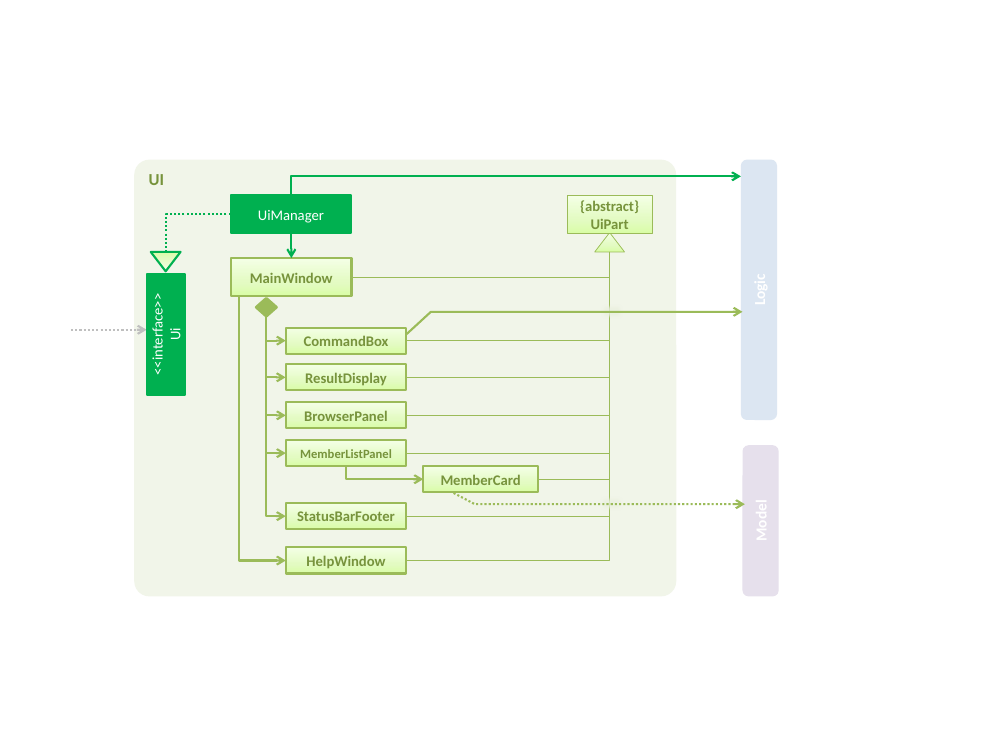
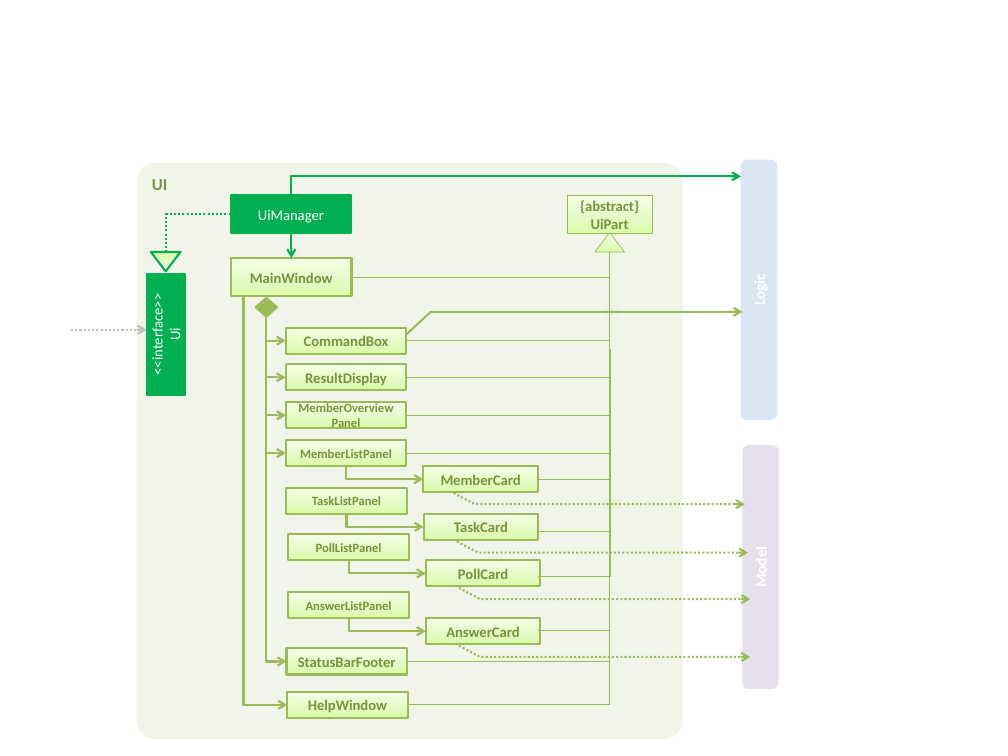
Before and after one commit to yash-chowdhary/addressbook-level4, a slide deck: slide 1 of docs/diagrams/UiComponentClassDiagram.pptx. Drawn at 1008x756 pixels with LibreOffice and Linux fonts; fonts in the diff are those of the drawing. Boxes give left, top, right and bottom in pixels: in the first picture for what was removed or moved away, otherwise in the second. Text is boxed around its words. In the diff, an @@ line names an element or a change of style, - is before the commit and + after.

```diff
--- a/docs/diagrams/UiComponentClassDiagram.pptx
+++ b/docs/diagrams/UiComponentClassDiagram.pptx
@@ rounded rectangle "UI": place and size @@
-rounded rectangle "UI" at [134, 159, 676, 596]
+rounded rectangle "UI" at [136, 163, 682, 740]
@@ elbow line moved from (610, 252) - (406, 516) to (610, 252) - (407, 661) @@
@@ elbow line moved from (610, 252) - (406, 560) to (610, 252) - (408, 705) @@
@@ elbow arrow moved from (240, 296) - (286, 560) to (244, 296) - (287, 705) @@
@@ elbow arrow moved from (266, 317) - (286, 516) to (266, 317) - (286, 661) @@
@@ elbow line added from (609, 303) to (537, 531), #9BBB59 0.5 pt @@
@@ elbow line added from (610, 349) to (538, 577), #9BBB59 0.5 pt @@
@@ text in rectangle at [304, 411, 388, 421]: text changed; size 10.5 to 9 pt @@
-BrowserPanel
+MemberOverviewPanel
@@ elbow line added from (609, 403) to (537, 630), #9BBB59 0.5 pt @@
@@ rounded rectangle: place and size @@
-rounded rectangle at [743, 446, 779, 597]
+rounded rectangle at [743, 446, 779, 689]
@@ rectangle added at [286, 488, 407, 514], fill gradient #DAFDA7 to #E4FCC2 to #F5FFE7, outline #9BBB59 1.5 pt, 9 pt, text #77933C, bold @@
+TaskListPanel
@@ rectangle added at [288, 534, 409, 560], fill gradient #DAFDA7 to #E4FCC2 to #F5FFE7, outline #9BBB59 1.5 pt, 9 pt, text #77933C, bold @@
+PollListPanel
@@ elbow arrow added from (347, 514) to (423, 527), #9BBB59 1.5 pt @@
@@ rectangle added at [423, 514, 538, 540], fill gradient #DAFDA7 to #E4FCC2 to #F5FFE7, outline #9BBB59 1.5 pt, 10.5 pt, text #77933C, bold @@
+TaskCard
@@ elbow arrow added from (349, 560) to (425, 574), #9BBB59 1.5 pt @@
@@ rectangle added at [425, 560, 540, 587], fill gradient #DAFDA7 to #E4FCC2 to #F5FFE7, outline #9BBB59 1.5 pt, 10.5 pt, text #77933C, bold @@
+PollCard
@@ freeform shape added at [457, 541, 748, 552], outline #9BBB59 1.5 pt dashed @@
@@ rectangle added at [288, 592, 409, 618], fill gradient #DAFDA7 to #E4FCC2 to #F5FFE7, outline #9BBB59 1.5 pt, 9 pt, text #77933C, bold @@
+AnswerListPanel
@@ freeform shape added at [459, 588, 750, 599], outline #9BBB59 1.5 pt dashed @@
@@ elbow arrow added from (349, 618) to (425, 631), #9BBB59 1.5 pt @@
@@ rectangle added at [425, 618, 540, 644], fill gradient #DAFDA7 to #E4FCC2 to #F5FFE7, outline #9BBB59 1.5 pt, 10.5 pt, text #77933C, bold @@
+AnswerCard
@@ rectangle "StatusBarFooter": place and size @@
-rectangle "StatusBarFooter" at [286, 503, 407, 529]
+rectangle "StatusBarFooter" at [286, 648, 407, 674]
@@ freeform shape added at [459, 646, 750, 657], outline #9BBB59 1.5 pt dashed @@
@@ rectangle "HelpWindow": place and size @@
-rectangle "HelpWindow" at [286, 547, 407, 574]
+rectangle "HelpWindow" at [287, 691, 408, 718]
```
Also in this commit, not shown: 1 other file.
